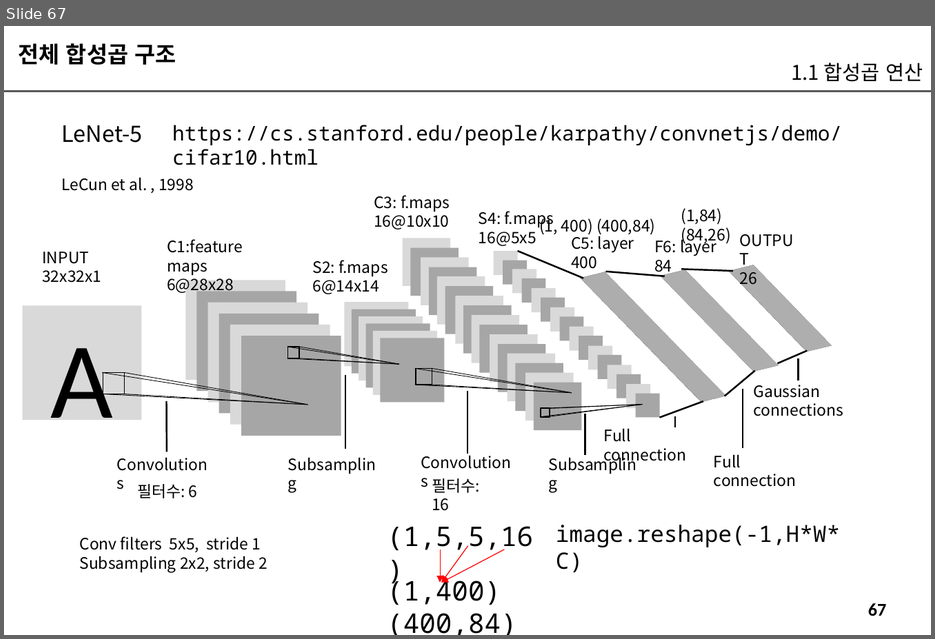
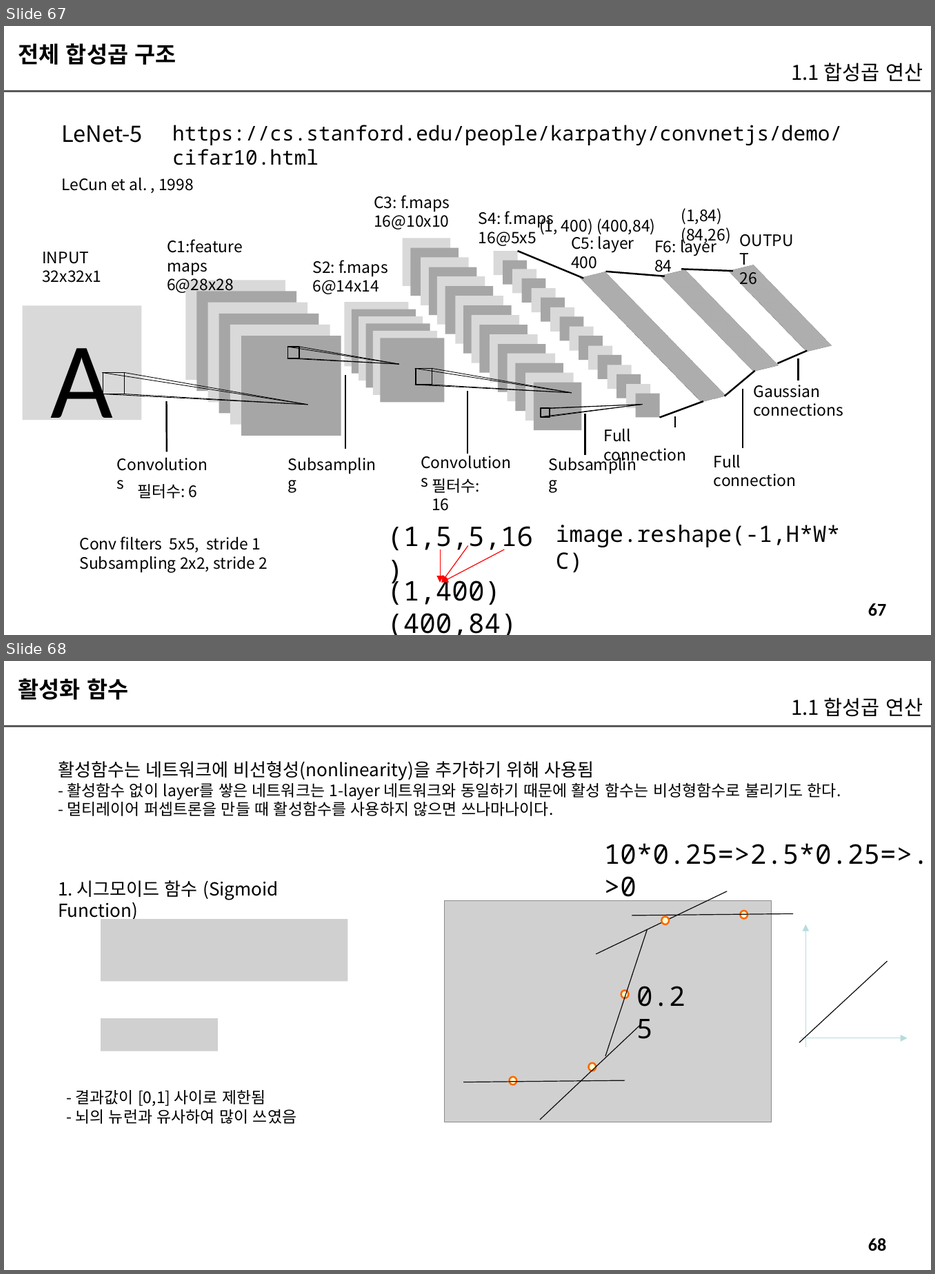
Before and after one commit to imguru-mooc/AI_CNN, a slide deck: CNN_교재_판서.pptx. Shown one above the other, each under a label of ours: slide 67 before the commit, slides 67 and 68 after it. The pictures are 935x639 and 935x1274 pixels, drawn with LibreOffice and Linux fonts; fonts in the diff are those of the drawing; grey boxes stand for pictures. Boxes give left, top, right and bottom in pixels: in the first picture for what was removed or moved away, otherwise in the second. Text is boxed around its words. In the diff, an @@ line names an element or a change of style, - is before the commit and + after.

```diff
--- a/CNN_교재_판서.pptx
+++ b/CNN_교재_판서.pptx
@@ slide 68 added at [4,661,931,1270], background #FFFFFF; not listed: 2 template elements that a slide beside it also shows @@
@@ text added at [18,678,128,700], 20 pt, text #000000, bold @@
+활성화 함수
@@ text added at [791,698,923,717], 18 pt, text #000000 @@
+1.1 합성곱 연산
@@ text added at [58,761,842,816], 14 pt, text #000000 @@
+활성함수는 네트워크에 비선형성(nonlinearity)을 추가하기 위해 사용됨
+- 활성함수 없이 layer를 쌓은 네트워크는 1-layer 네트워크와 동일하기 때문에 활성 함수는 비성형함수로 불리기도 한다.
+- 멀티레이어 퍼셉트론을 만들 때 활성함수를 사용하지 않으면 쓰나마나이다.
@@ text added at [604,843,931,865], 24 pt, text #000000 @@
+0.25
@@ text added at [604,843,931,904], 24 pt, text #000000 @@
+10*0.25=>2.5*0.25=>...=>0
@@ text added at [58,880,279,900], 16 pt, text #000000 @@
+1. 시그모이드 함수 (Sigmoid Function)
@@ picture added at [445,900,771,1122] @@
@@ line added from (728, 891) to (596, 954), #0D0D0D 0.75 pt @@
@@ picture added at [101,919,348,982] @@
@@ line added from (647, 929) to (606, 1056), #0D0D0D 0.75 pt @@
@@ line added from (793, 914) to (632, 915), #0D0D0D 0.75 pt @@
@@ ellipse added at [662,917,669,925], fill #FFFFCC, outline #FF6600 1.5 pt @@
@@ ellipse added at [740,910,748,918], fill #FFFFCC, outline #FF6600 1.5 pt @@
@@ arrow added from (806, 1047) to (806, 924), #B6DCDF 0.75 pt @@
@@ line added from (887, 961) to (799, 1043), #0D0D0D 0.75 pt @@
@@ ellipse added at [621,991,628,999], fill #FFFFCC, outline #FF6600 1.5 pt @@
@@ picture added at [101,1018,218,1051] @@
@@ line added from (639, 1025) to (540, 1120), #0D0D0D 0.75 pt @@
@@ arrow added from (801, 1038) to (907, 1038), #B6DCDF 0.75 pt @@
@@ ellipse added at [588,1063,596,1071], fill #FFFFCC, outline #FF6600 1.5 pt @@
@@ text added at [75,1090,297,1124], 14 pt, text #000000 @@
+- 결과값이 [0,1] 사이로 제한됨
+- 뇌의 뉴런과 유사하여 많이 쓰였음
@@ line added from (625, 1081) to (464, 1083), #0D0D0D 0.75 pt @@
@@ ellipse added at [509,1077,517,1085], fill #FFFFCC, outline #FF6600 1.5 pt @@
```
Also in this commit, not shown: 9 slides changed, 125 other slides added.
